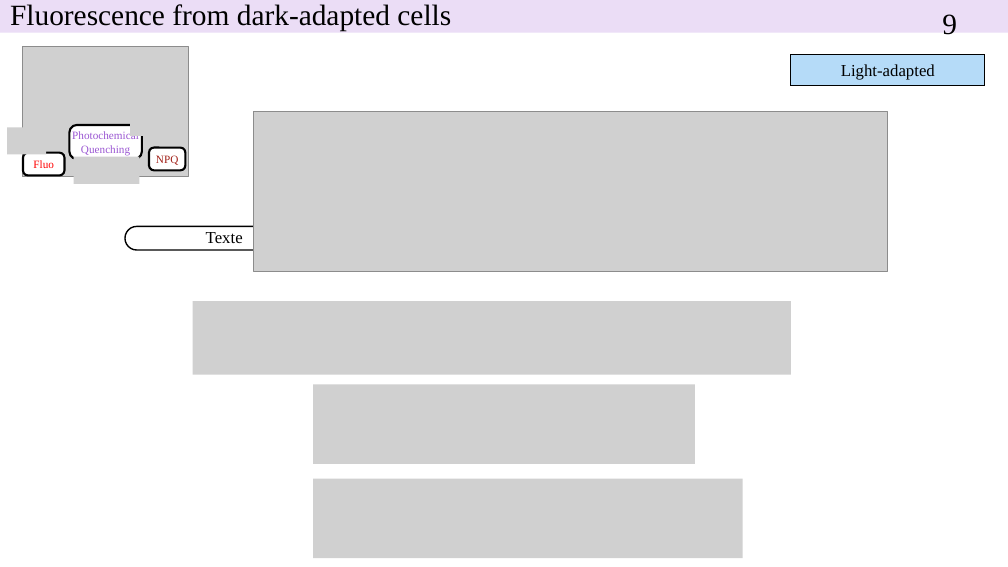
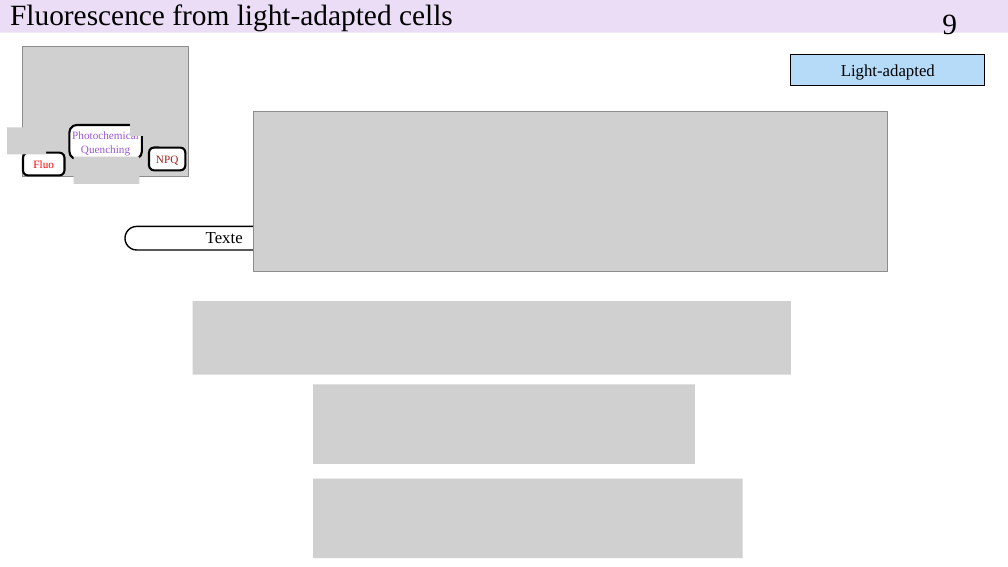
Before and after one commit to MicroscaleOceanBiophysics/MOBWorkshops, a slide deck: slide 9 of 2026MOB/PAM/260528_Workshop_PAM_presentation.pptx. Drawn at 1008x567 pixels with LibreOffice and Linux fonts; fonts in the diff are those of the drawing; grey boxes stand for pictures. Boxes give left, top, right and bottom in pixels: in the first picture for what was removed or moved away, otherwise in the second. Text is boxed around its words. In the diff, an @@ line names an element or a change of style, - is before the commit and + after.

```diff
--- a/2026MOB/PAM/260528_Workshop_PAM_presentation.pptx
+++ b/2026MOB/PAM/260528_Workshop_PAM_presentation.pptx
@@ title at (10, 4, 453, 32): text changed @@
-Fluorescence from dark-adapted cells
+Fluorescence from light-adapted cells
```
Also in this commit, not shown: 4 other slides changed, 2 slides added, 5 other files.
